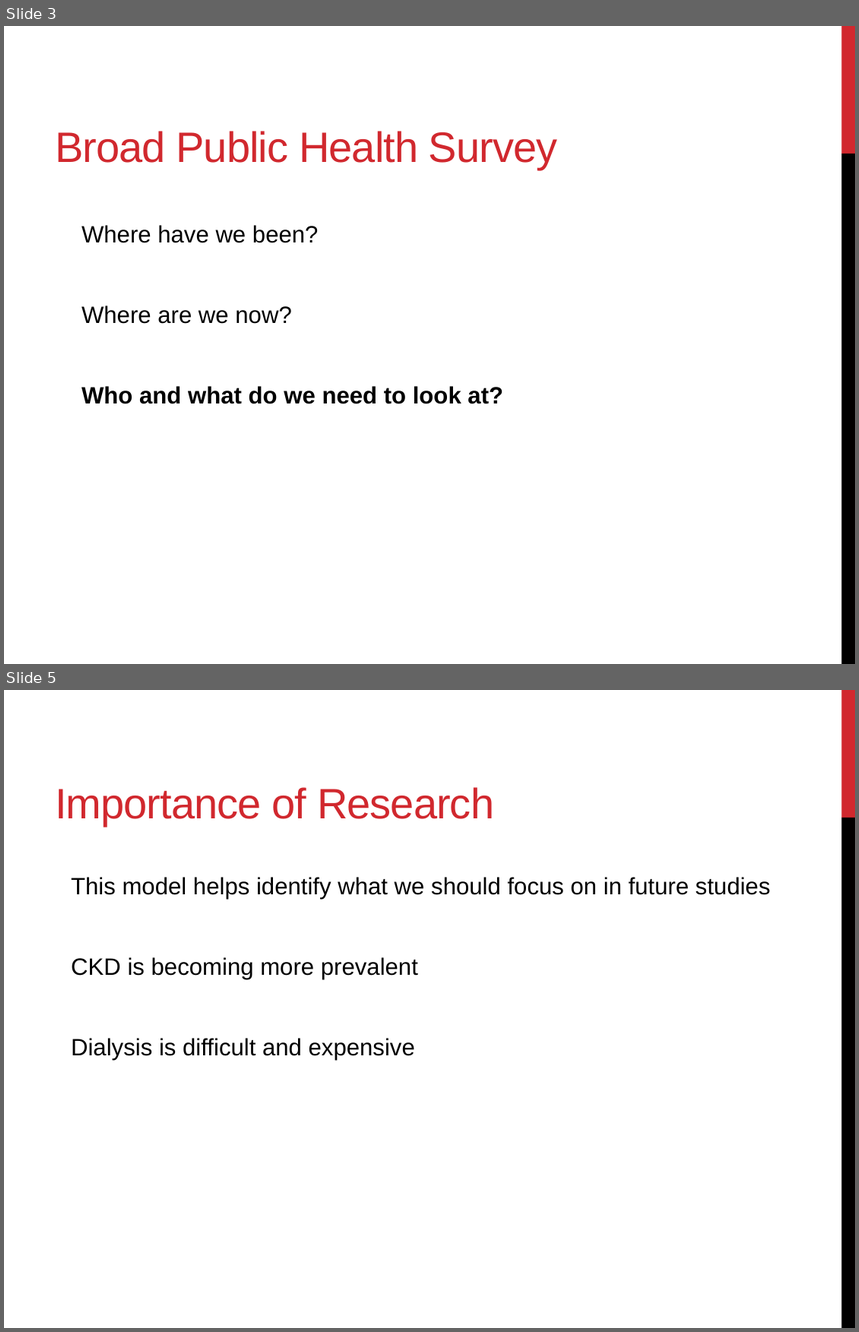
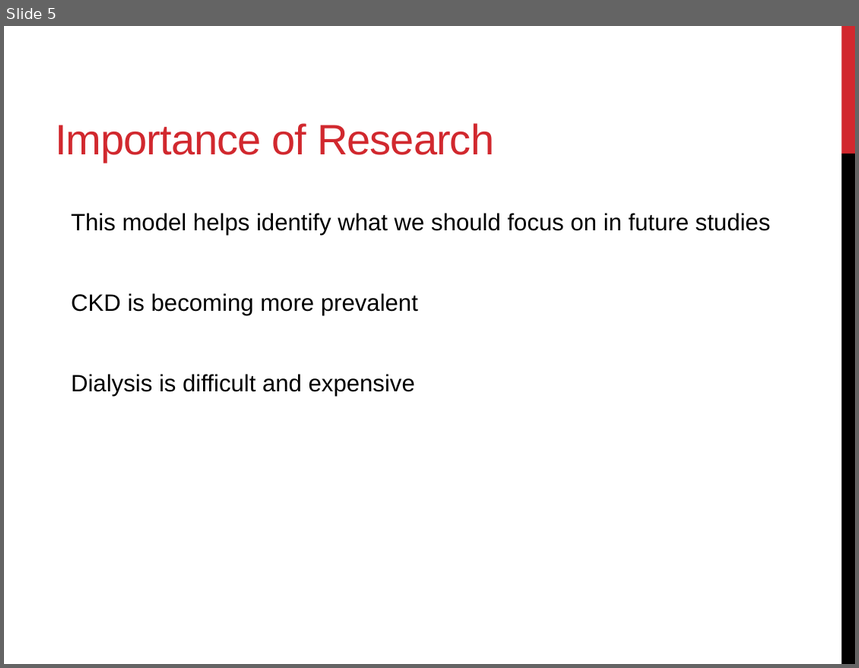
Before and after one commit to hertlen/bdsi16ehr, a slide deck: CKD.pptx. Shown one above the other, each under a label of ours: slides 3 and 5 before the commit, slide 5 after it; the slides between them are not shown. The pictures are 859x1332 and 859x668 pixels, drawn with LibreOffice and Linux fonts; fonts in the diff are those of the drawing. Boxes give left, top, right and bottom in pixels: in the first picture for what was removed or moved away, otherwise in the second. Text is boxed around its words. In the diff, an @@ line names an element or a change of style, - is before the commit and + after.

```diff
--- a/CKD.pptx
+++ b/CKD.pptx
@@ slide 3 removed at (4,26,855,664), background #FFFFFF; not listed: 2 template elements that a slide beside it also shows @@
@@ title removed at (55,131,558,169) @@
-Broad Public Health Survey
@@ text removed at (82,225,503,404) @@
-Where have we been?
-Where are we now?
-Who and what do we need to look at?
```
Also in this commit, not shown: 1 slide changed, 2 slides added, 1 other slide removed.
